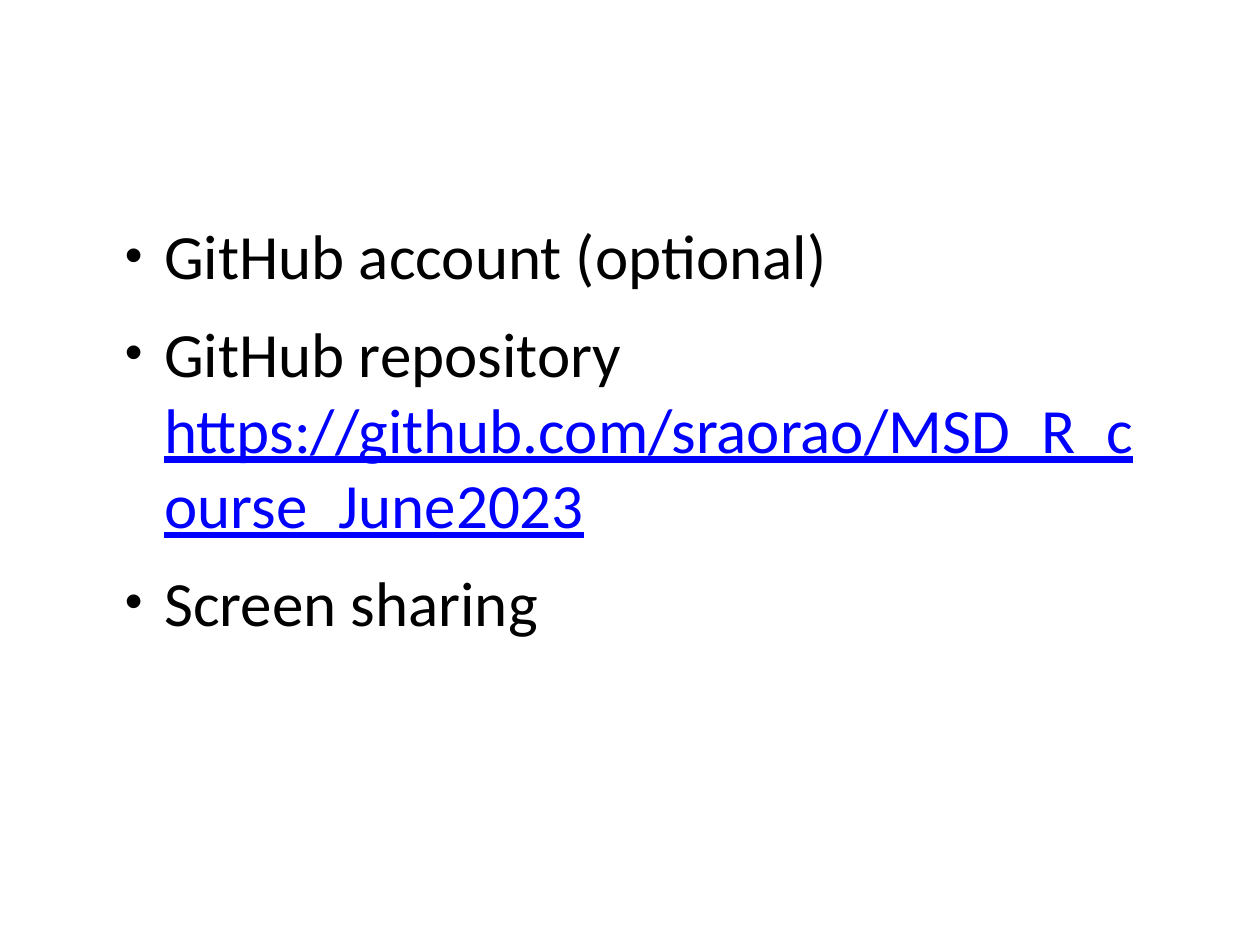
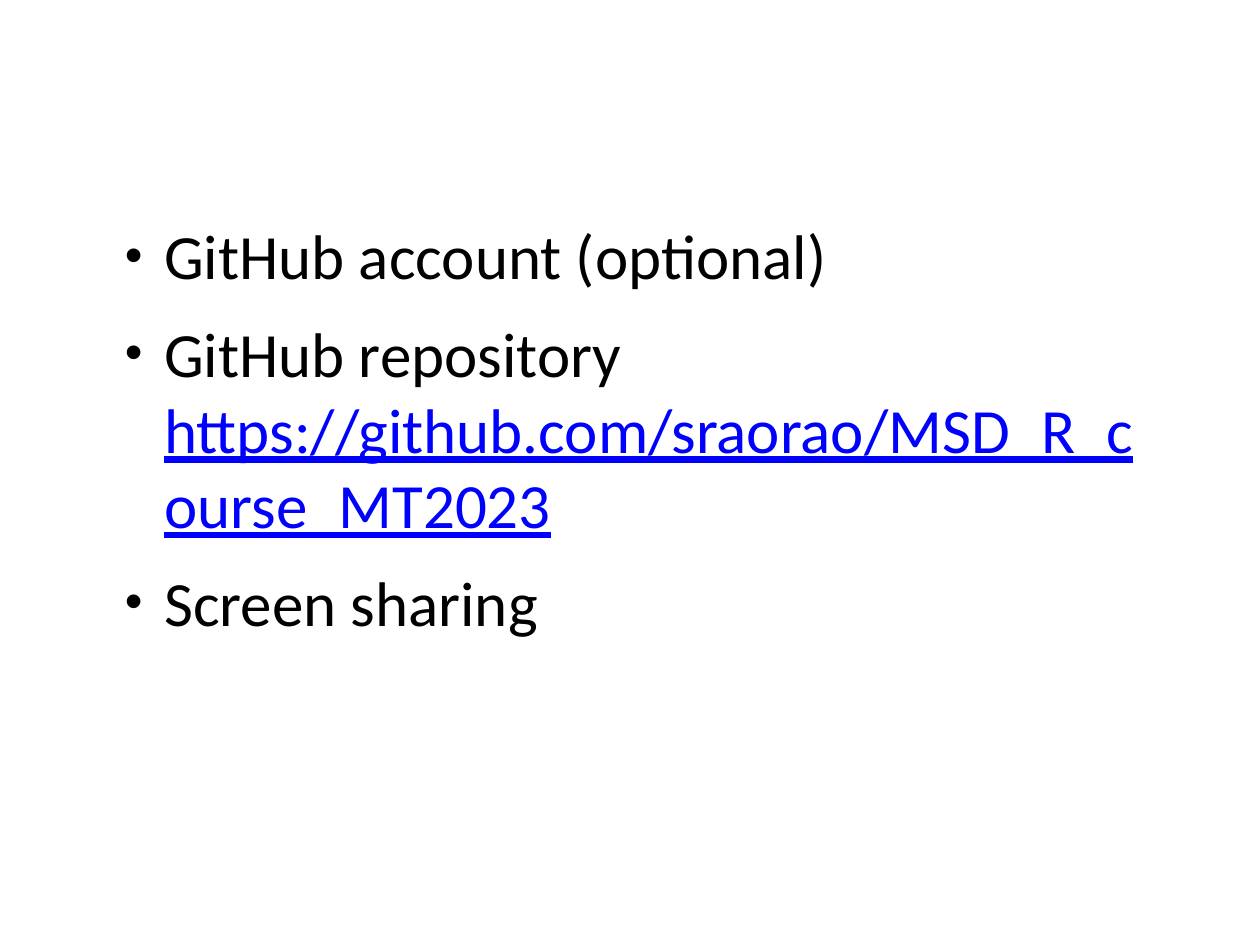
Before and after one commit to sraorao/MSD_R_course_MT2023, a slide deck: slide 3 of powerpoint/Session1.pptx (slide 2 before the commit). Drawn at 1260x945 pixels with LibreOffice and Linux fonts; fonts in the diff are those of the drawing. Boxes give left, top, right and bottom in pixels: in the first picture for what was removed or moved away, otherwise in the second. Text is boxed around its words. In the diff, an @@ line names an element or a change of style, - is before the commit and + after.

```diff
--- a/powerpoint/Session1.pptx
+++ b/powerpoint/Session1.pptx
@@ text at (164, 333, 1133, 538): text changed @@
-• GitHub repository https://github.com/sraorao/MSD_R_course_June2023
+• GitHub repository https://github.com/sraorao/MSD_R_course_MT2023
```
Also in this commit, not shown: 1 other slide changed, 1 slide added, 1 other file.
